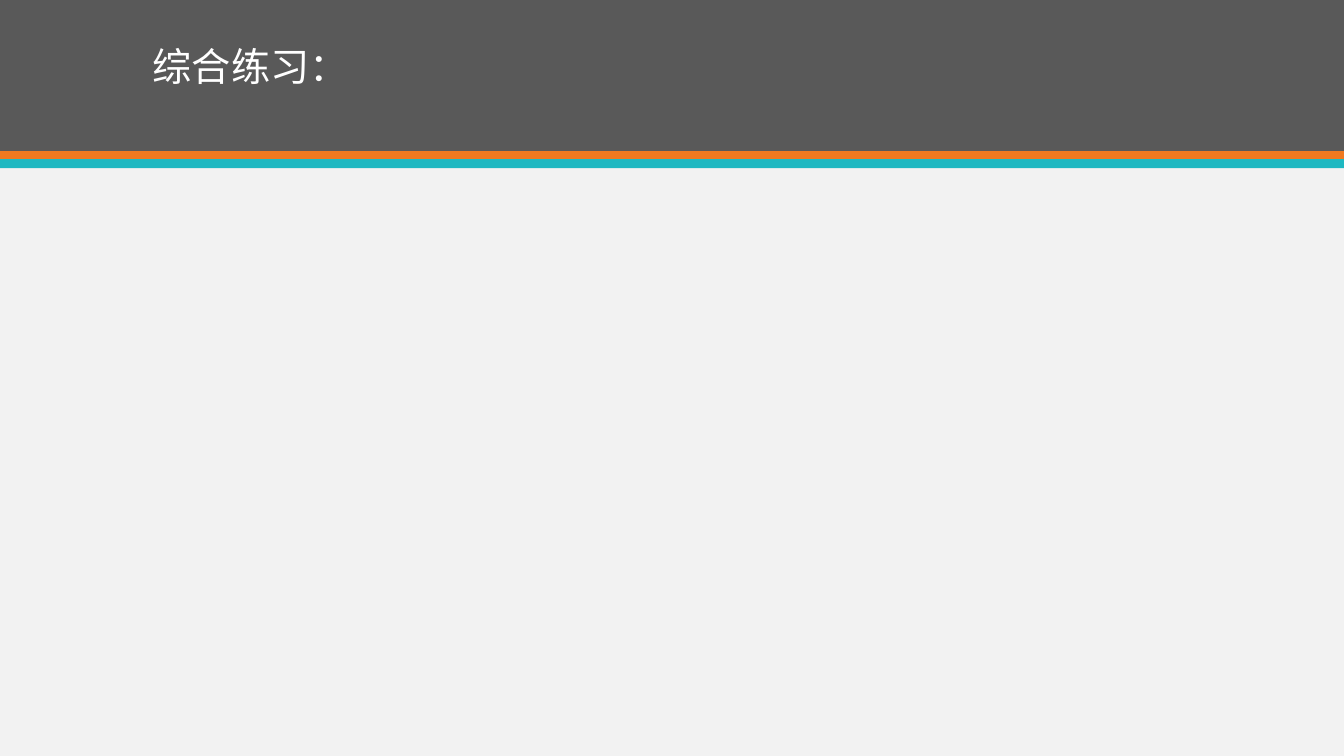
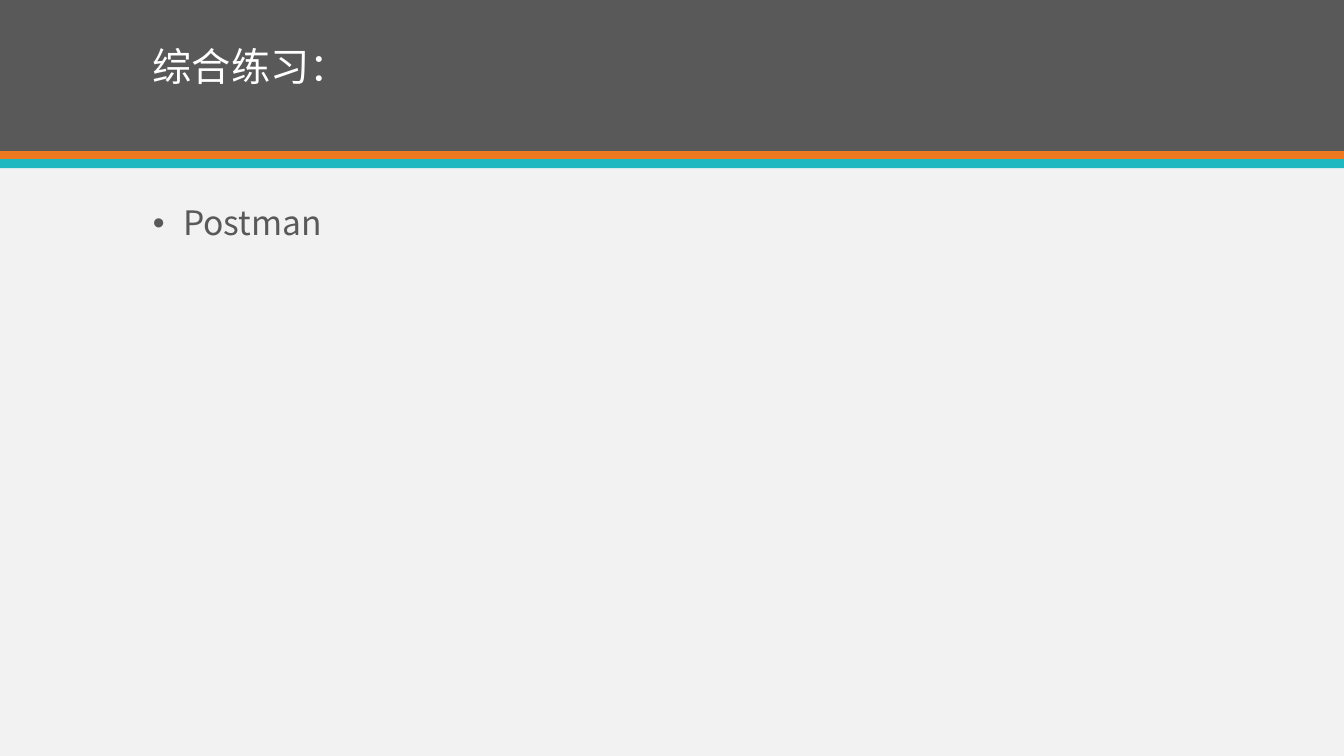
Before and after one commit to eventao/courseware, a slide deck: slide 10 of ppt/http.pptx (slide 14 before the commit). Drawn at 1344x756 pixels with LibreOffice and Linux fonts; fonts in the diff are those of the drawing. Boxes give left, top, right and bottom in pixels: in the first picture for what was removed or moved away, otherwise in the second. Text is boxed around its words. In the diff, an @@ line names an element or a change of style, - is before the commit and + after.

```diff
--- a/ppt/http.pptx
+++ b/ppt/http.pptx
@@ text added at bbox=[183, 210, 322, 236], 24 pt, text #595959 @@
+• Postman
```
Also in this commit, not shown: 4 other slides changed, 4 slides removed, 1 other file.
